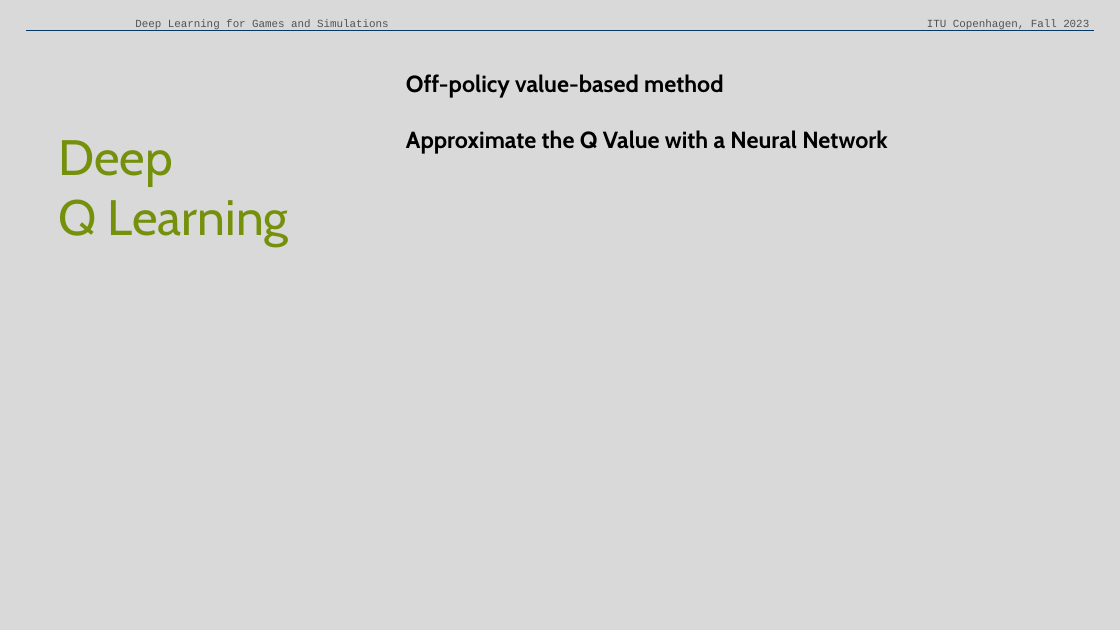
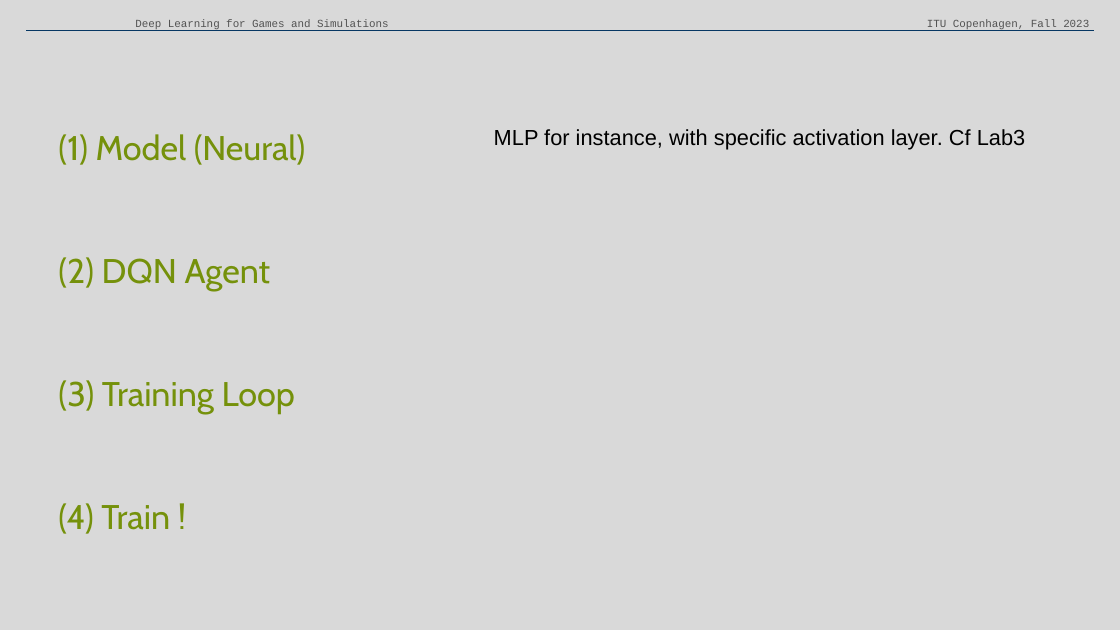
Before and after one commit to claireaoi/dlgs, a slide deck: slide 24 of dlgs.pptx. Drawn at 1120x630 pixels with LibreOffice and Linux fonts; fonts in the diff are those of the drawing. Boxes give left, top, right and bottom in pixels: in the first picture for what was removed or moved away, otherwise in the second. Text is boxed around its words. In the diff, an @@ line names an element or a change of style, - is before the commit and + after.

Commit message:
lab 5

```diff
--- a/dlgs.pptx
+++ b/dlgs.pptx
@@ text removed at (x1=406, y1=74, x2=887, y2=154) @@
-Off-policy value-based method
-Approximate the Q Value with a Neural Network
@@ text removed at (x1=58, y1=140, x2=289, y2=246) @@
-Deep
-Q Learning
@@ text added at (x1=58, y1=134, x2=305, y2=534), 22 pt, text #75910B @@
+(1) Model (Neural)
+(2) DQN Agent
+(3) Training Loop
+(4) Train !
@@ text added at (x1=494, y1=129, x2=1026, y2=150), 14 pt, text #000000 @@
+MLP for instance, with specific activation layer. Cf Lab3
```
